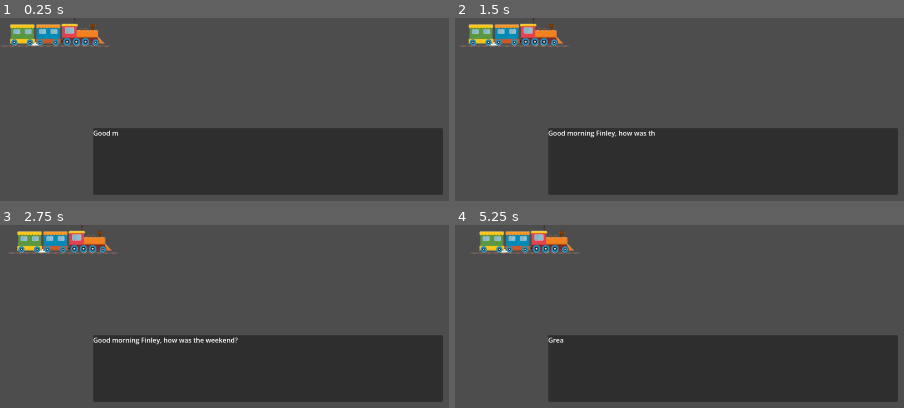
Above: before the commit, frames 1-4 (two rows, left to right).
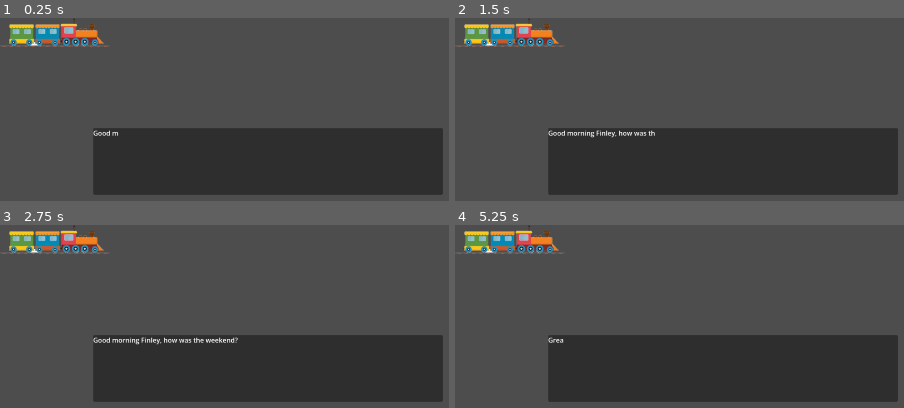
Above: after the commit, the same moments.

Repository: boneyard24/VGGJ2026
Game: Godot game, scene res://alinatest/TrainBar.tscn
The game is run twice, just before and just after one commit, with the same random seed, the same clock (stepped at 60 frames per second) and the same inputs. This scene is started directly instead of the project's main scene.
Inputs:
- Up to frame 1 (0.25 s): no input
- Up to frame 2 (1.5 s): tap Enter (enter) at 0.5, 0.6, 1.35 s; hold Right (right) 0.53-1.28 s; hold Down (down) from 1.28 s (still down)
- Up to frame 3 (2.75 s): release Down (down) at 2.03 s; hold Right (right) from 2.03 s (still down); tap Enter (enter) at 2.1 s
- Up to frame 4 (5.25 s): release Right (right) at 2.78 s; hold Up (up) 2.78-3.53 s; tap Enter (enter) every 0.75 s from 2.85 to 5.1 s; hold Left (left) 3.53-5.03 s; hold Down (down) from 5.03 s (still down)

The runs differ from the first frame. In frame 1, 0.8% of the frame differs, in the area x 2-25%, y 0-16%; in frame 2, 1.7%; in frame 3, 1.9%; in frame 4, 2.3%, in the area x 0-28%, y 0-16%.
Error after the commit: Invalid access to property or key 'texture' on a base object of type 'Nil'. (res://Scenes/TensionProgressBar/tension_progress_bar.gd:31)

Commit message:
Train now stops when the front touches the right end of the screen

Diff:
--- a/trainger/Scenes/TensionProgressBar/tension_progress_bar.gd
+++ b/trainger/Scenes/TensionProgressBar/tension_progress_bar.gd
@@ -18,7 +18,7 @@
 	if velocity > 0:
 		progress_train.position.x += velocity * delta
 		# Stop when train reaches the end of the display
-		if progress_train.position.x - progress_train.texture.get_width() >= get_viewport().get_visible_rect().size.x:
+		if progress_train.position.x >= get_viewport().get_visible_rect().size.x - progress_train.texture.get_width():
 			velocity = 0
 
 func UpdateProgress(_progressChange: float):
@@ -28,6 +28,6 @@
 func _on_dialogue_box_dialogue_duration_calculated(duration: float) -> void:
 	dialogue_duration = duration
 	if dialogue_duration > 0:
-		velocity = get_viewport().get_visible_rect().size.x / dialogue_duration
+		velocity = get_viewport().get_visible_rect().size.x - progress_train.texture.get_width() / dialogue_duration
 	print("tension_progress_bar.gd received dialogue duration: ", dialogue_duration)
 	print("Velocity set to: ", velocity)
